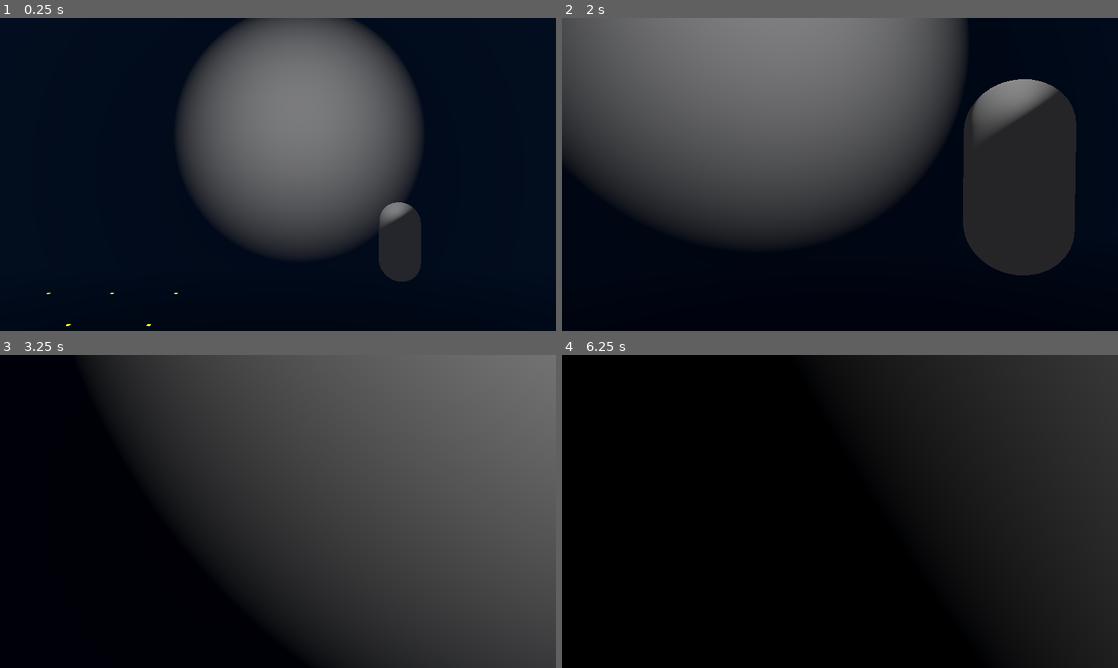
Above: before the commit, frames 1-4 (two rows, left to right).
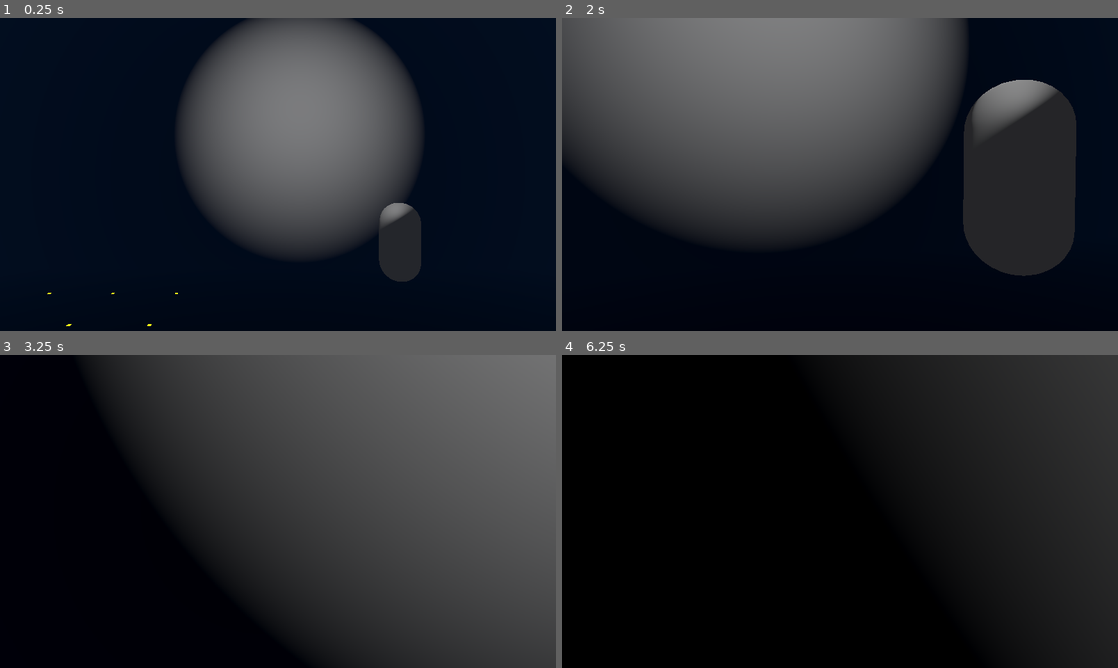
Above: after the commit, the same moments.

Repository: ConnorChow/2MinuteJam
Game: Godot game, scene res://2MinuteJam/Scenes/World.tscn
Two runs of this game, one before a commit and one after it. Both use one fixed random seed, a clock stepped at 60 frames per second and the inputs below.
Inputs (mouse positions are in pixels of both pictures, inside the frame that each line leads up to):
- Up to frame 1 (0.25 s): no input
- Up to frame 2 (2 s): tap Enter at 0.5 s; move the mouse to (834, 180) at 0.52 s; hold Ctrl (ctrl) 0.53-1.28 s; hold W (forward) from 0.53 s (still down); tap Space (jump) at 0.77, 1.52 s; tap E (interact) at 0.8, 1.35 s; move the mouse to (878, 177) at 1.27 s; tap Shift (shift) at 1.55 s
- Up to frame 3 (3.25 s): move the mouse to (233, 508) at 2.02 s; hold Shift (shift) 2.03-2.78 s; click (233, 508) at 2.3 s; move the mouse to (283, 511) at 2.77 s; release W (forward) at 2.78 s; hold A (left) from 2.78 s (still down); click (283, 511) at 2.85 s; tap Space (jump) at 3.02 s; tap Ctrl (ctrl) at 3.05 s
- Up to frame 4 (6.25 s): move the mouse to (817, 505) at 3.52 s; release A (left) at 3.53 s; hold Ctrl (ctrl) 3.53-4.28 s; hold W (forward) 3.53-5.78 s; tap Space (jump) at 3.77, 4.25, 4.52, 5.75, 6.02 s; tap E (interact) at 3.8, 4.35 s; move the mouse to (867, 511) at 4.27 s; tap Shift (shift) at 4.55 s; tap Enter at 5 s; move the mouse to (812, 511) at 5.02 s; tap Mouse wheel down (mwd) at 5.1 s; click (812, 511) at 5.3 s; move the mouse to (851, 505) at 5.77 s; hold D (right) from 5.78 s (still down); tap Mouse wheel up (mwu) at 5.85 s; tap Ctrl (ctrl) at 6.05 s

The runs differ from the first frame. In frame 1, less than 0.1% of the frame differs, in the area x 8-76%, y 58-99%; in frame 2, less than 0.1%, in the area x 72-93%, y 19-83%; in frame 3, less than 0.1%; in frame 4, less than 0.1%.

Commit message:
Fixed a crash

Diff:
--- a/2MinuteJam/Player/Player.gd
+++ b/2MinuteJam/Player/Player.gd
@@ -72,11 +72,20 @@
 	if Input.is_action_just_released("shift"):
 		modSpeed = SPEED
 	hitObject = rayCast.get_collider()
+	if Input.is_action_just_pressed("throw"):
+		if heldObject:
+			heldObject.set_sleeping(false)
+			heldObject.collision_mask = 1
+			heldObject.collision_layer = 1
+			heldObject.set_freeze_enabled(false)
+			heldObject.apply_impulse(1*(global_position.direction_to(heldObject.global_position)))
+			heldObject = null
 	if Input.is_action_just_pressed("interact"):
 		if heldObject:
 			heldObject.set_sleeping(false)
 			heldObject.collision_mask = 1
 			heldObject.collision_layer = 1
+			heldObject.set_freeze_enabled(false)
 			heldObject = null
 		elif hitObject != null:
 				print(hitObject)
@@ -85,12 +94,14 @@
 						heldObject = hitObject
 						heldObject.collision_mask = 0
 						heldObject.collision_layer = 0
+						heldObject.set_freeze_enabled(true)
 						heldObject.set_sleeping(true)
 					else: pass
 				elif heldObject:
 					heldObject.set_sleeping(false)
 					heldObject.collision_mask = 1
 					heldObject.collision_layer = 1
+					heldObject.set_freeze_enabled(false)
 					heldObject = null
 		#			heldObject.mode = RigidBody3D.FREEZE_MODE_KINEMATIC
 				if hitObject.is_in_group("interact"):
--- a/project.godot
+++ b/project.godot
@@ -21,8 +21,8 @@
 
 [display]
 
-window/size/mode=2
-window/stretch/mode="canvas_items"
+window/size/mode=3
+window/stretch/mode="viewport"
 
 [dotnet]
 
@@ -93,6 +93,11 @@
 "events": [Object(InputEventKey,"resource_local_to_scene":false,"resource_name":"","device":-1,"window_id":0,"alt_press …(182 unchanged characters)…
 ]
 }
+throw={
+"deadzone": 0.5,
+"events": [Object(InputEventMouseButton,"resource_local_to_scene":false,"resource_name":"","device":-1,"window_id":0,"alt_pressed":false,"shift_pressed":false,"ctrl_pressed":false,"meta_pressed":false,"button_mask":1,"position":Vector2(185, 7),"global_position":Vector2(189, 48),"factor":1.0,"button_index":1,"canceled":false,"pressed":true,"double_click":false,"script":null)
+]
+}
 
 [physics]
 
